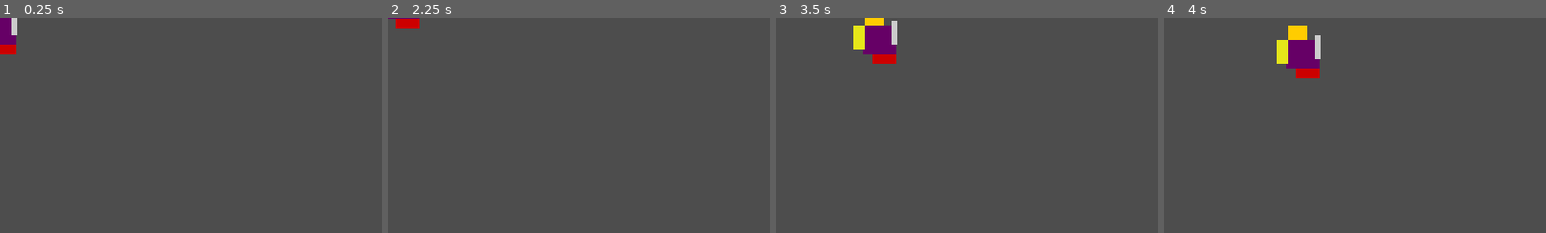
Above: before the commit, frames 1-4 (left to right).
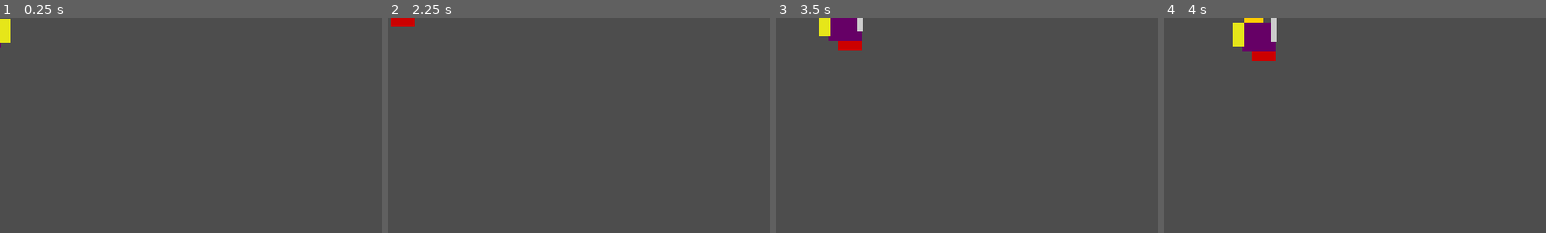
Above: after the commit, the same moments.

Repository: hyperdrive/dragonheart
Game: Godot game, scene res://scenes/objects/King.tscn
Two runs of this game, one before a commit and one after it. Both use one fixed random seed, a clock stepped at 60 frames per second and the inputs below. This scene is started directly instead of the project's main scene.
Inputs:
- Up to frame 1 (0.25 s): no input
- Up to frame 2 (2.25 s): hold D (move_right) 0.53-1.28 s; hold E (eat) 0.53-1.28 s; tap Space (fire) at 0.8, 1.35, 2 s; tap Enter at 1.25 s; hold S (move_down) 1.28-2.03 s; tap E (eat) at 1.55 s; hold D (move_right) from 2.03 s (still down); hold E (eat) from 2.03 s (still down)
- Up to frame 3 (3.5 s): tap Space (fire) at 2.3, 2.85 s; release D (move_right) at 2.78 s; release E (eat) at 2.78 s; hold W (move_up) from 2.78 s (still down); tap E (eat) at 3.05 s
- Up to frame 4 (4 s): release W (move_up) at 3.53 s; hold A (move_left) from 3.53 s (still down); tap 1 at 3.6 s; tap Space (fire) at 3.8 s
The pictures show only the part of the screen within x 0-50%, y 0-50%; the shares and areas given below are measured in that part.

The runs differ from the first frame. In frame 1, 0.7% of the frame differs, in the area x 0-5%, y 0-17%; in frame 2, 0.2%; in frame 3, 3.1%; in frame 4, 4.0%, in the area x 18-41%, y 0-28%.

Commit message:
King lives x3 + fire cloak + magic sword + weapon swings (+ Soldier._ready stomp fix)
User spec: King respawns three times after defeat; immune to fire for 5s
after first hit; magic sword heavy damage; swing animation for all
soldiers AND the king.

King lives: WorldManager.king_respawn_count = 3 (4 deaths total — first
life + 3 rises). King.die() -> world.on_king_defeated(): lives left ->
3s one-shot Timer re-materializes the King at the city (swarm pinned
ATTACK, king_spawned stays true so the economy freezes through the boss
phase); lives exhausted -> true victory via notify_king_defeated.

Fire cloak: generic BaseNPC.fire_immunity_seconds (0 = off). Every
successful ignition arms the window — re-breaths inside it slide off
(catch_fire bails) and the 3s burn runs INSIDE the 5s cloak. King = 5.0
with a cloak-activation print. Ticked down in the non-burning branch.

Magic sword: King attack_damage 50 (5x soldier). Contact DPS channel is
the sword; the periodic 30% AoE special (=75) stacks on top.

Weapon swing (code-driven, Soldier — King inherits via _resolve_weapon
lookup that resolves Sprite/Spear then Sprite/Sword): while ACTIVELY
fighting (alive, not burning, dragon within attack_range) the carried
weapon halmers a ~2.2Hz -55->+25 deg overhead-strike arc with a
bottom-of-arc glint + 0.09 rad body lean; exact rest pose restored when
the fight ends. Presentation only — DPS unchanged.

CRITICAL BUG FIXED (found mid-probe): Soldier._ready() ran its soldier
profile UNCONDITIONALLY, silently stomping the King's pre-super boss
config — every King in history ran as a 50-HP 10-DPS npc_type
'soldier' unit. Profile now applies only when npc_type is still
BaseNPC's default 'villager'; King config survives. Second-order leak
exposed by honoring the config: danger_radius defaulted to 150 and the
King began FLEEING the dragon — pinned danger_radius = 0 in King._ready.

Probes: probe_king_lives 23/23 (boss stats, cloak arm/immune/re-arm,
2s contact DPS 175 hp incl. special spike, King+soldier swing/rest,
3 rises at city with lives 3->2->1->0, 4th defeat = no rise +
victory). 14400-frame regression: 0 script errors.

Docs: decision record 2026-11-09-king-lives-and-swing.md; GAME-SPEC 5.3
swing bullet + 5.4 King rewrite (boss profile, cloak, lives, swing) +
Section 9 victory wording + 10 tuning rows.

Diff:
--- a/scripts/main/WorldManager.gd
+++ b/scripts/main/WorldManager.gd
@@ -689,11 +689,22 @@
 
 
 ## The final boss arrives at the city; defeating him ends the run.
+## 2026-11-09-king-lives: he rises THREE times after each defeat; the
+## last defeat is the true one and ends the run.
+@export var king_respawn_count: int = 3
+var king_respawns_left: int = 3
+
 func spawn_king() -> void:
 	if king_spawned:
 		return
 	king_spawned = true
 	_soldier_timer.stop()
+	king_respawns_left = king_respawn_count
+	_materialize_king()
+	print("The King has arrived! (%d soldiers spawned)" % soldiers_spawned)
+
+## The re-summon path: scheduled by on_king_defeated one defeat at a time.
+func _materialize_king() -> void:
 	var king := entity_scenes["king"].instantiate() as King
 	king.global_position = city_position + Vector2(0, -140)
 	add_child(king)
@@ -704,7 +715,33 @@
 		game_manager.start_boss_battle(king)
 	entity_spawned.emit("king", king.global_position)
 	_set_swarm_state(SwarmState.ATTACK)
-	print("The King has arrived! (%d soldiers spawned)" % soldiers_spawned)
+
+## The King has fallen — schedule the next life if any remain.
+## Returns true when a respawn is planned (King.die skips the victory
+## path then); false = last life spent → caller declares victory.
+## Lives semantics: king_respawn_count = 3 → the King dies FOUR times in
+## total (first life + three rises). king_respawns_left counts remaining
+## respawns after each decrement.
+func on_king_defeated() -> bool:
+	if game_manager == null or game_manager.run_finished:
+		return false
+	if king_respawns_left <= 0:
+		return false
+	king_respawns_left -= 1
+	print("The King falls for now! (%d respawn(s) still to come)"
+		% king_respawns_left)
+	var respawn_timer := Timer.new()
+	respawn_timer.wait_time = 3.0
+	respawn_timer.one_shot = true
+	respawn_timer.autostart = true
+	respawn_timer.timeout.connect(func() -> void:
+		print("The King rises again at the city! (%d respawn(s) left after this)"
+			% king_respawns_left)
+		_soldier_timer.stop()
+		_materialize_king()
+	)
+	add_child(respawn_timer)
+	return true
 
 # --- signal handlers: NPC → GameManager (the hub) ---------------------------
 
--- a/scripts/npcs/BaseNPC.gd
+++ b/scripts/npcs/BaseNPC.gd
@@ -70,6 +70,13 @@
 var _burn_move_timer: float = 0.0
 var _burn_direction: Vector2 = Vector2.ONE
 var _burn_debt: float = 0.0
+
+## Fire cloak (2026-11-09 King lives): once ignited, the cloak burns off and
+## blocks catch_fire for this many seconds — flame re-breaths cannot chain
+## a burn right after burn-out (burn 3s inside the 5s window, sober 2s,
+## then the next hit re-ignites and re-arms). 0.0 = normal, no cloak.
+@export var fire_immunity_seconds: float = 0.0
+var _fire_immune_left: float = 0.0
 
 @onready var sprite: Node2D = $Sprite
 
@@ -99,6 +106,8 @@
 		return
 	if _flames != null:
 		_flames_teardown()      # fire out (or dead): overlay goes with it
+	if _fire_immune_left > 0.0:
+		_fire_immune_left = maxf(0.0, _fire_immune_left - delta)
 	if is_alive and behavior_tree != null:
 		behavior_tree.tick(delta)
 	_animate_flee(delta)
@@ -137,9 +146,14 @@
 func catch_fire() -> void:
 	if not is_flammable or _burning_left > 0.0 or not is_alive:
 		return
+	if _fire_immune_left > 0.0:
+		return  # cloak active: the flames slide right off
 	_burning_left = burn_duration
 	_burn_move_timer = 0.0
 	_burn_debt = 0.0
+	# grant the cloak NOW so its countdown covers the burn itself
+	if fire_immunity_seconds > 0.0:
+		_fire_immune_left = fire_immunity_seconds
 	if behavior_tree != null:
 		behavior_tree.kill()
 	if sprite != null:
--- a/scripts/npcs/King.gd
+++ b/scripts/npcs/King.gd
@@ -4,7 +4,10 @@
 
 ## Final boss: spawned by WorldManager once the soldier threshold is met
 ## (docs/decisions/2026-11-08-behavior-system.md — escalation row).
-## Stronger soldier profile + periodic area special attack. Defeat = victory.
+## Stronger soldier profile + periodic area special attack. Defeat = victory
+## ONLY after the last respawn is spent (user spec 2026-11-09-king-lives:
+## the King rises again THREE times, each time immune to fire for 5s per
+## ignition via his cloak, and swinging a magic sword for heavy damage).
 
 @export_group("Boss stats")
 @export var special_attack_cooldown: float = 10.0
@@ -20,10 +23,16 @@
 	npc_type = "king"
 	max_health = 200
 	speed = 60.0
-	attack_damage = 30
+	# Magic sword (2026-11-09): contact DPS is the main threat — 5x the
+	# soldier's 10/s so a botched contact costs real dragon skin.
+	attack_damage = 50
 	attack_range = 70.0
 	aggro_range = 10000.0  # hunts the dragon across the whole map
 	reward_gold = 0
+	fire_immunity_seconds = 5.0
+	# Bosses never flee (was incidentally zeroed by the old Soldier._ready
+	# stomp; honoring the King's own config exposed the leak).
+	danger_radius = 0.0
 
 	super._ready()
 
@@ -35,6 +44,15 @@
 	if _special_attack_timer > 0.0:
 		_special_attack_timer -= delta
 	super._physics_process(delta)
+
+## The cloak grants itself inside super.catch_fire (base grant path);
+## surfacing the moment it activates so the player can read the rules.
+func catch_fire() -> void:
+	var cloak_was_down: bool = _fire_immune_left <= 0.0
+	super.catch_fire()
+	if cloak_was_down and _burning_left > 0.0:
+		print("The King's magic cloak flares bright — fire-proof for %ds!"
+			% int(fire_immunity_seconds))
 
 ## King employs the periodic area special between regular attacks.
 func _complete_attack() -> void:
@@ -64,6 +82,13 @@
 		_sprite.modulate = Color.WHITE
 
 func die() -> void:
+	# Three respawns after the first defeat (user spec 2026-11-09-king-lives):
+	# while lives remain, the death hands out to the WorldManager which
+	# re-summons the King at the city; the run only ENDS on the last life.
+	var world := get_tree().get_first_node_in_group("world_manager") as WorldManager
+	if world != null and world.on_king_defeated():
+		super.die()  # corpse out; the respawn is the world's business now
+		return
 	print("King defeated! Victory achieved!")
 	if game_manager != null:
 		game_manager.notify_king_defeated()
--- a/scripts/npcs/Soldier.gd
+++ b/scripts/npcs/Soldier.gd
@@ -20,12 +20,20 @@
 
 func _ready() -> void:
 	# Configure before super._ready() — it syncs health from max_health.
-	npc_type = "soldier"
-	max_health = 50
-	speed = 80.0
-	danger_radius = 0.0  # soldiers never flee the dragon
+	# Stomp fix (2026-11-09): this profile previously ran UNCONDITIONALLY and
+	# silently discarded the King's boss config — King._ready sets its stats
+	# before super._ready(), then Soldier._ready overwrote npc_type/health/
+	# speed/attack stats: every King in history ran as a 50-HP soldier-flavored
+	# unit (10 DPS, npc_type "soldier"). Gate on the BaseNPC default instead:
+	# a subclass (King) that already configured itself keeps its values.
+	if npc_type == "villager":
+		npc_type = "soldier"
+		max_health = 50
+		speed = 80.0
+		danger_radius = 0.0  # soldiers never flee the dragon
 
 	super._ready()
+	_resolve_weapon()
 	behavior_tree = BehaviorTree.new()
 	add_child(behavior_tree)
 	behavior_tree.setup(self)
@@ -169,11 +177,56 @@
 	var world := _world_manager()
 	return world.terrain_free_target(anchor, radius) if world != null else anchor
 
+# --- combat swing (2026-11-09) ------------------------------------------------
+
+## Code-driven attack animation: while ACTIVELY fighting (dragon inside
+## attack_range, alive, not burning) the carried weapon hammers an
+## overhead→strike arc; the body leans into each swing. The weapon node
+## differs per type (Spear/Sword) but King.tscn's Sword resolves by the
+## same lookup, so the King inherits the swing through this override.
+const SWORD_SWING_HZ := 2.2
+const WEAPON_RAISED_DEG := -55.0
+const WEAPON_STRIKED_DEG := 25.0
+const COMBAT_LEAN_RAD := 0.09
+
+var _swing_phase := 0.0
+var _swing_animating := false
+var _weapon: ColorRect
+
+func _resolve_weapon() -> void:
+	_weapon = get_node_or_null("Sprite/Spear") as ColorRect
+	if _weapon == null:
+		_weapon = get_node_or_null("Sprite/Sword") as ColorRect
+
+func _animate_combat(delta: float) -> void:
+	if _weapon == null:
+		return
+	var dragon := get_tree().get_first_node_in_group("dragon") as Node2D
+	var fighting := is_alive and _burning_left <= 0.0 \
+		and dragon != null and is_instance_valid(dragon) \
+		and global_position.distance_to(dragon.global_position) <= attack_range
+	if fighting:
+		_swing_animating = true
+		_swing_phase += delta * TAU * SWORD_SWING_HZ
+		# 0 = fully raised overhead, 1 = strike into the dragon
+		var t := 0.5 + 0.5 * sin(_swing_phase - PI / 2.0)
+		_weapon.pivot_offset = Vector2(_weapon.size.x * 0.5, 2.0)
+		_weapon.rotation_degrees = lerpf(WEAPON_RAISED_DEG, WEAPON_STRIKED_DEG, t)
+		# the weapon glints at the bottom of every strike
+		_weapon.modulate = Color(1.0, 0.9, 0.6) if t > 0.82 else Color.WHITE
+		sprite.rotation = COMBAT_LEAN_RAD * sin(_swing_phase)
+	elif _swing_animating:
+		_swing_animating = false
+		_weapon.rotation_degrees = 0.0
+		_weapon.modulate = Color.WHITE
+		sprite.rotation = 0.0
+
 ## Soldiers spot the dragon → alarm (swarm sighting), plus contact DPS on the
 ## dragon. Burning status (catch_fire/_tick_burning) is inherited from BaseNPC.
 func _physics_process(delta: float) -> void:
 	super._physics_process(delta)
 	_contact_damage(delta)
+	_animate_combat(delta)
 	var dragon := get_tree().get_first_node_in_group("dragon") as Node2D
 	if dragon != null and is_instance_valid(dragon) \
 			and global_position.distance_to(dragon.global_position) < aggro_range:
Not shown, changed: docs/GAME-SPEC.md
Not shown, added: docs/decisions/2026-11-09-king-lives-and-swing.md
